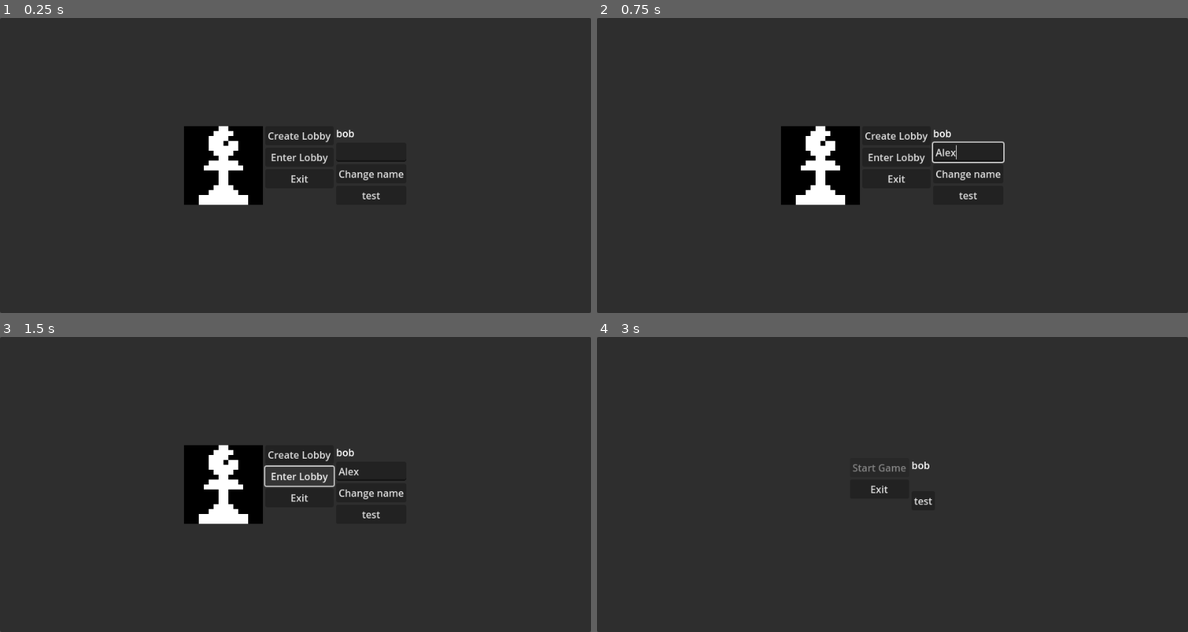
Above: before the commit, frames 1-4 (two rows, left to right).
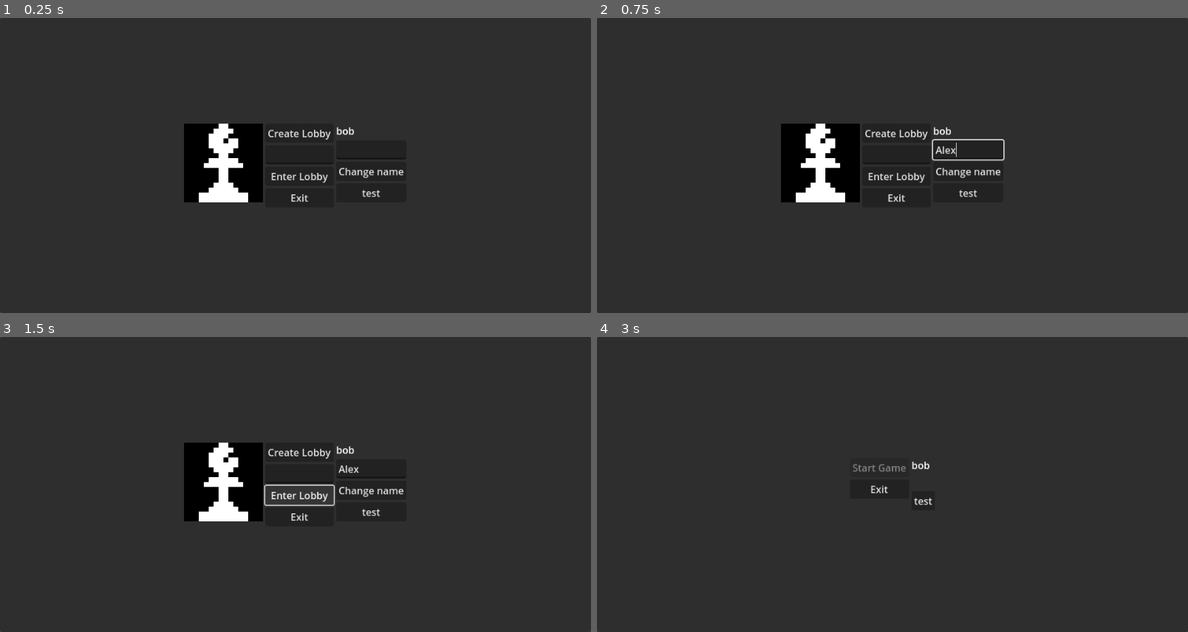
Above: after the commit, the same moments.

Repository: Hanekawa-chan/chess
Game: Godot game, scene res://scenes/main_menu.tscn
Same seed, same stepped clock (60 frames per second), same inputs: the game is played once before the commit and once after it.
Inputs (mouse positions are in pixels of both pictures, inside the frame that each line leads up to):
- Up to frame 1 (0.25 s): no input
- Up to frame 2 (0.75 s): click (969, 153) at 0.52 s; type "Alex" at 0.6 s
- Up to frame 3 (1.5 s): click "Enter Lobby" at 1.25 s
- Up to frame 4 (3 s): click "Enter Lobby" at 2 s; click "Create Lobby" at 2.75 s

The runs differ from the first frame. In frame 1, 1.4% of the frame differs, in the area x 31-69%, y 35-64%; in frame 2, 1.8%; in frame 3, 2.0%; in frame 4, nothing differs.

Commit message:
added address input for client connection

Diff:
--- a/scenes/main_menu.tscn
+++ b/scenes/main_menu.tscn
@@ -42,6 +42,10 @@
 layout_mode = 2
 text = "Create Lobby"
 
+[node name="AddressEdit" type="LineEdit" parent="PanelContainer/CenterContainer/HBoxContainer/MenuButtons"]
+unique_name_in_owner = true
+layout_mode = 2
+
 [node name="EnterLobbyButton" type="Button" parent="PanelContainer/CenterContainer/HBoxContainer/MenuButtons"]
 unique_name_in_owner = true
 layout_mode = 2
--- a/scripts/main_menu.gd
+++ b/scripts/main_menu.gd
@@ -3,6 +3,7 @@
 @onready var exit_button = %ExitButton
 @onready var enter_lobby_button = %EnterLobbyButton
 @onready var create_lobby_button = %CreateLobbyButton
+@onready var address_edit = %AddressEdit
 const POPUP = preload("res://scenes/popup.tscn")
 @onready var current_name = %CurrentName
 @onready var name_edit = %NameEdit
@@ -14,6 +15,10 @@
 	enter_lobby_button.button_down.connect(_enter_lobby)
 	create_lobby_button.button_down.connect(_create_lobby)
 	change_name_button.button_down.connect(_change_name)
+	address_edit.text_changed.connect(_change_address)
+
+func _change_address(address):
+	MultiplayerManager.server_ip = address
 
 func _change_name():
 	var val = name_edit.text
Not shown, changed: export_presets.cfg
